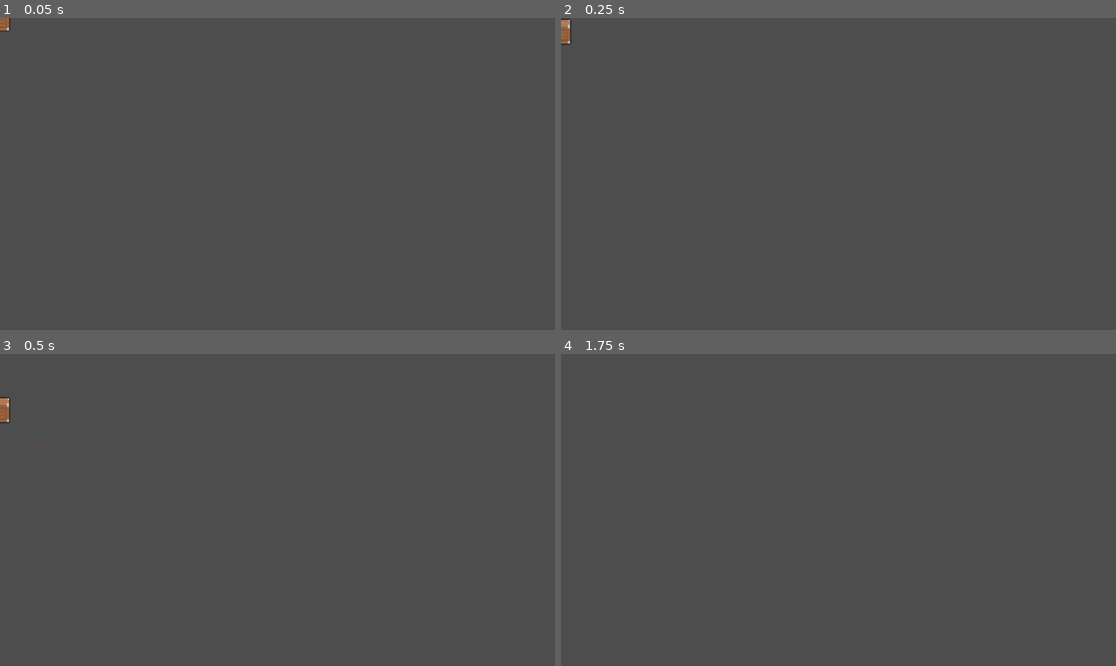
Above: before the commit, frames 1-4 (two rows, left to right).
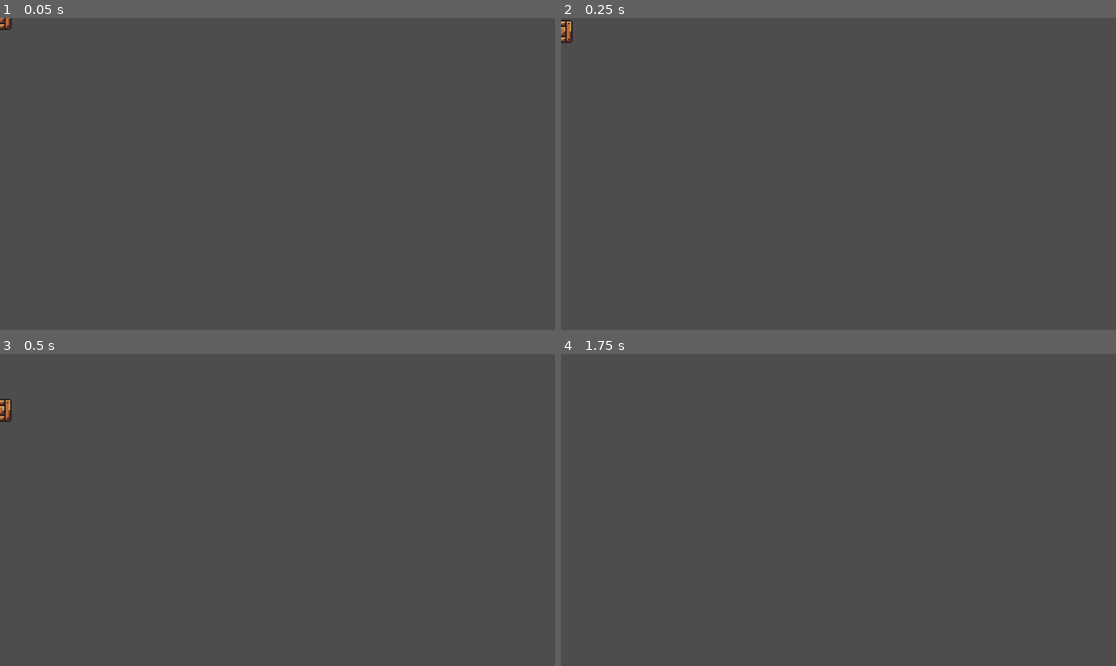
Above: after the commit, the same moments.

Repository: Gosuniak/CC5408-MonoQLDev
Game: Godot game, scene res://scenes/caja.tscn
The game is run twice, just before and just after one commit, with the same random seed, the same clock (stepped at 60 frames per second) and the same inputs. This scene is started directly instead of the project's main scene.
Inputs:
- Up to frame 1 (0.05 s): no input
- Up to frame 2 (0.25 s): no input
- Up to frame 3 (0.5 s): no input
- Up to frame 4 (1.75 s): hold D (jugador1_derecha) from 0.53 s (still down); tap S (jugador1_accion) at 0.6 s; tap W (jugador1_saltar) at 0.77, 1.52 s; tap E (jugador1_lanzar) at 1.35 s

The runs differ from the first frame. In frame 1, less than 0.1% of the frame differs, in the area x 0-7%, y 0-12%; in frame 2, 0.2%, in the area x 0-7%, y 0-17%; in frame 3, 0.2%; in frame 4, nothing differs.

Commit message:
Chore: update box asset and delete old from assets folder

Diff:
--- a/scenes/caja.tscn
+++ b/scenes/caja.tscn
@@ -1,22 +1,20 @@
 [gd_scene load_steps=4 format=3 uid="uid://ccim34ty7c28n"]
 
 [ext_resource type="Script" uid="uid://c551th6xwamrq" path="res://scripts/Caja.gd" id="1_43avb"]
-[ext_resource type="Texture2D" uid="uid://go2luyrkkaq" path="res://assets/Destructible Objects Sprite Sheet.png" id="2_3hmpi"]
+[ext_resource type="Texture2D" uid="uid://b78ko42cq4cn3" path="res://assets/brackeys_platformer_assets/sprites/world_tileset.png" id="2_3hmpi"]
 
 [sub_resource type="RectangleShape2D" id="RectangleShape2D_eq67o"]
-size = Vector2(45, 50)
+size = Vector2(46, 48)
 
 [node name="Caja" type="RigidBody2D"]
 script = ExtResource("1_43avb")
 
 [node name="CollisionShape2D" type="CollisionShape2D" parent="."]
-position = Vector2(-0.5, 0)
 shape = SubResource("RectangleShape2D_eq67o")
 
 [node name="Sprite2D" type="Sprite2D" parent="."]
-position = Vector2(-6.999996, -8.999998)
-scale = Vector2(2.6, 2.6)
+scale = Vector2(3, 3)
 texture = ExtResource("2_3hmpi")
-hframes = 7
-vframes = 12
-frame = 21
+hframes = 16
+vframes = 16
+frame = 55
Binary file removed: assets/Destructible Objects Sprite Sheet.png
Not shown: 1 places in scenes/main.tscn that only renumber resources
